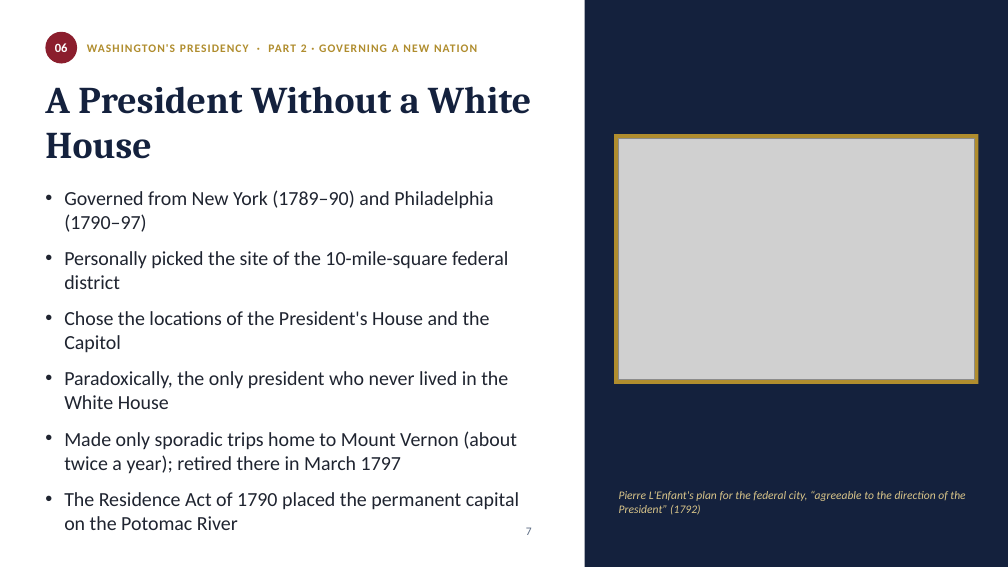
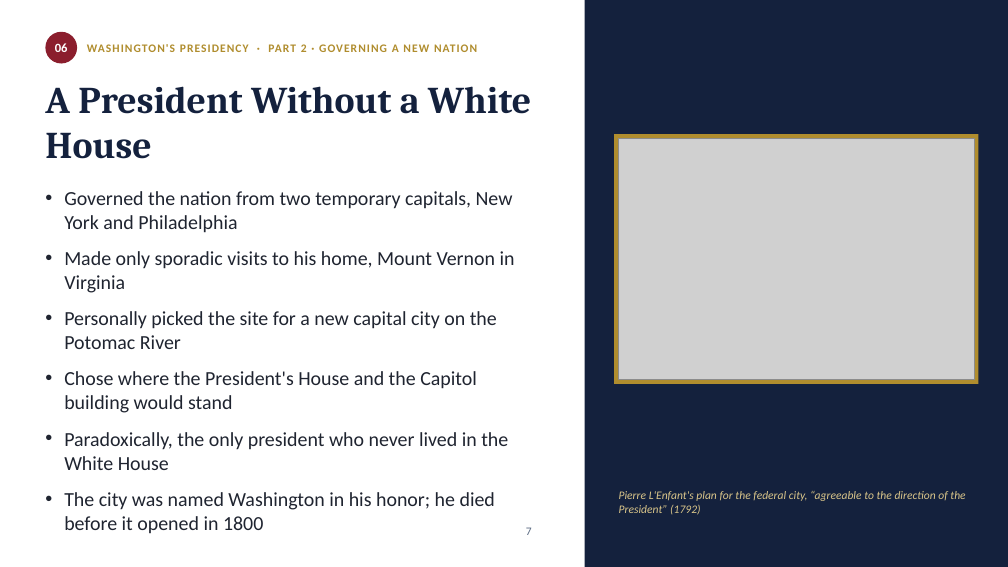
Before and after one commit to hristowork14-alt/Hristo, a slide deck: slide 7 of Washington_Presidency_Petkov_Dimitrov.pptx. Drawn at 1008x567 pixels with LibreOffice and Linux fonts; fonts in the diff are those of the drawing; grey boxes stand for pictures. Boxes give left, top, right and bottom in pixels: in the first picture for what was removed or moved away, otherwise in the second. Text is boxed around its words. In the diff, an @@ line names an element or a change of style, - is before the commit and + after.

```diff
--- a/Washington_Presidency_Petkov_Dimitrov.pptx
+++ b/Washington_Presidency_Petkov_Dimitrov.pptx
@@ text at box(64, 191, 515, 413): text changed @@
-• Governed from New York (1789–90) and Philadelphia (1790–97)
-• Personally picked the site of the 10-mile-square federal district
-• Chose the locations of the President's House and the Capitol
+• Governed the nation from two temporary capitals, New York and Philadelphia
+• Made only sporadic visits to his home, Mount Vernon in Virginia
+• Personally picked the site for a new capital city on the Potomac River
+• Chose where the President's House and the Capitol building would stand
@@ text at box(64, 492, 495, 510): text changed @@
-• Made only sporadic trips home to Mount Vernon (about twice a year); retired there in March 1797
-• The Residence Act of 1790 placed the permanent capital on the Potomac River
+• The city was named Washington in his honor; he died before it opened in 1800
```
Also in this commit, not shown: 5 other slides changed.
